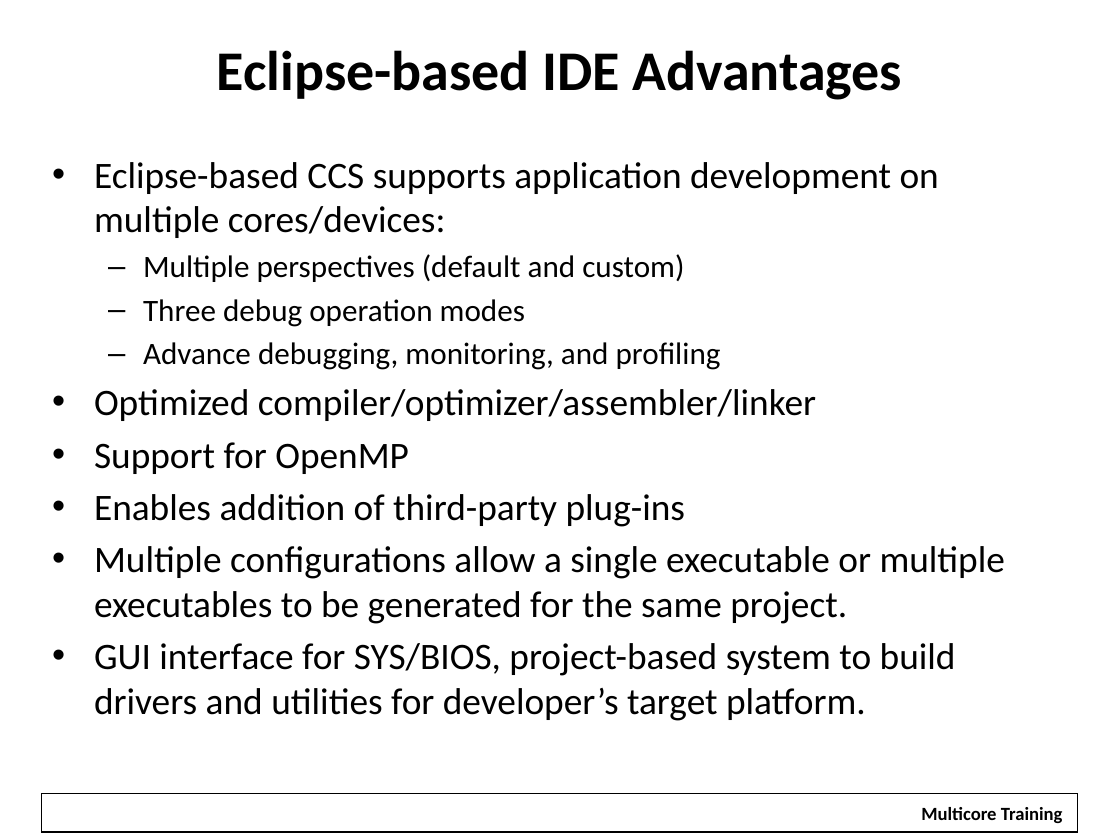
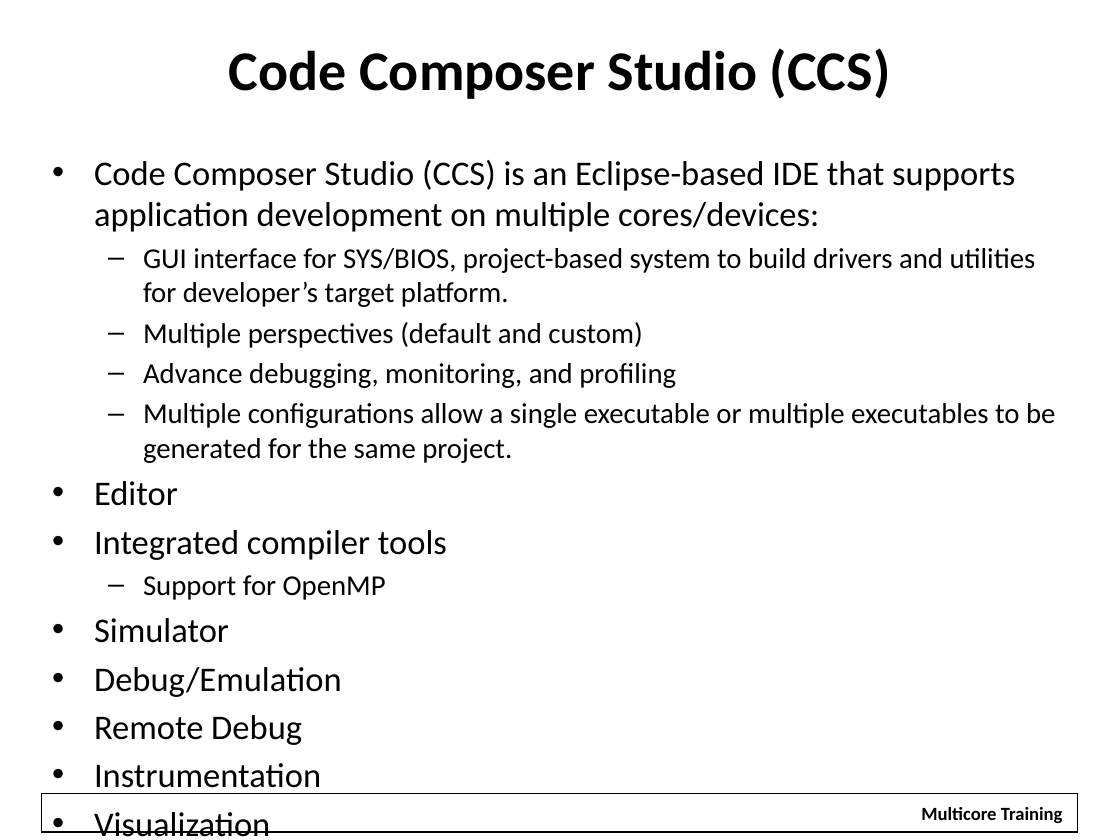
Before and after one commit to hari1989/keystone-workshop, a slide deck: slide 7 of slides/Introduction to KeyStone Software Ecosystem.pptx. Drawn at 1120x840 pixels with LibreOffice and Linux fonts; fonts in the diff are those of the drawing; background and template pictures are left out. Boxes give left, top, right and bottom in pixels: in the first picture for what was removed or moved away, otherwise in the second. Text is boxed around its words. In the diff, an @@ line names an element or a change of style, - is before the commit and + after.

```diff
--- a/slides/Introduction to KeyStone Software Ecosystem.pptx
+++ b/slides/Introduction to KeyStone Software Ecosystem.pptx
@@ title at <box>229,48,891,99</box>: text changed @@
-Eclipse-based IDE Advantages
+Code Composer Studio (CCS)
@@ text at <box>94,160,1036,307</box>: text changed; size 24 to 22.2 pt @@
-• Eclipse-based CCS supports application development on multiple cores/devices:
+• Code Composer Studio (CCS) is an Eclipse-based IDE that supports application development on multiple cores/devices:
+  – GUI interface for SYS/BIOS, project-based system to build drivers and utilities for developer’s target platform.
@@ text at <box>143,299,525,327</box>: paragraph removed @@
-  – Three debug operation modes
@@ text at <box>143,322,676,600</box>: size 20 to 18.5 pt in "Multiple perspectives (default and custom)", "Advance debugging, monitoring, and profiling"; size 24 to 18.5 pt in "Support for OpenMP"; bullet • to –; list level 1 to 2 in "Support for OpenMP" @@
@@ text at <box>94,403,1055,560</box>: text changed; size 24 to 18.5 pt @@
-• Optimized compiler/optimizer/assembler/linker
+  – Multiple configurations allow a single executable or multiple executables to be generated for the same project.
+• Editor
+• Integrated compiler tools
@@ text at <box>94,618,342,794</box>: text changed; size 24 to 22.2 pt @@
-• Enables addition of third-party plug-ins
-• Multiple configurations allow a single executable or multiple executables to be generated for the same project.
-• GUI interface for SYS/BIOS, project-based system to build drivers and utilities for developer’s target platform.
+• Simulator
+• Debug/Emulation
+• Remote Debug
+• Instrumentation
+• Visualization
```
Also in this commit, not shown: 1 other slide changed, 1 slide added.
